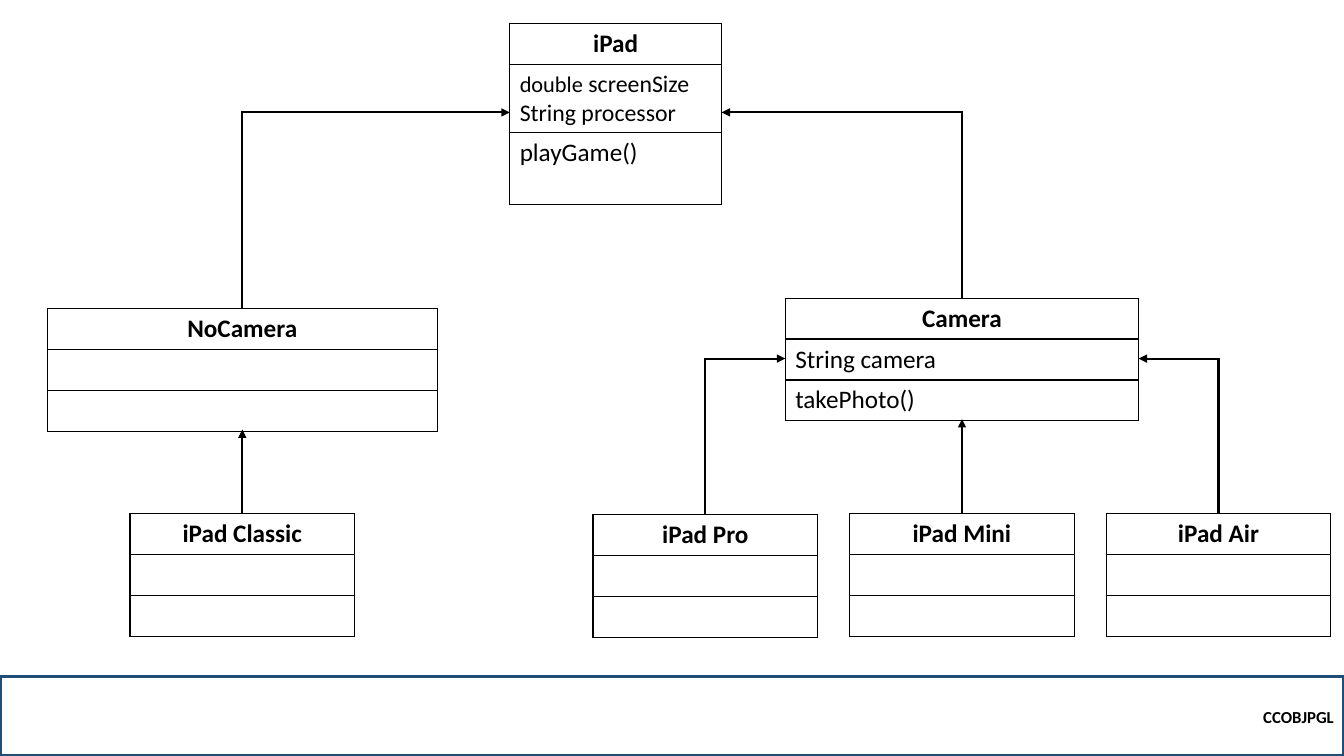
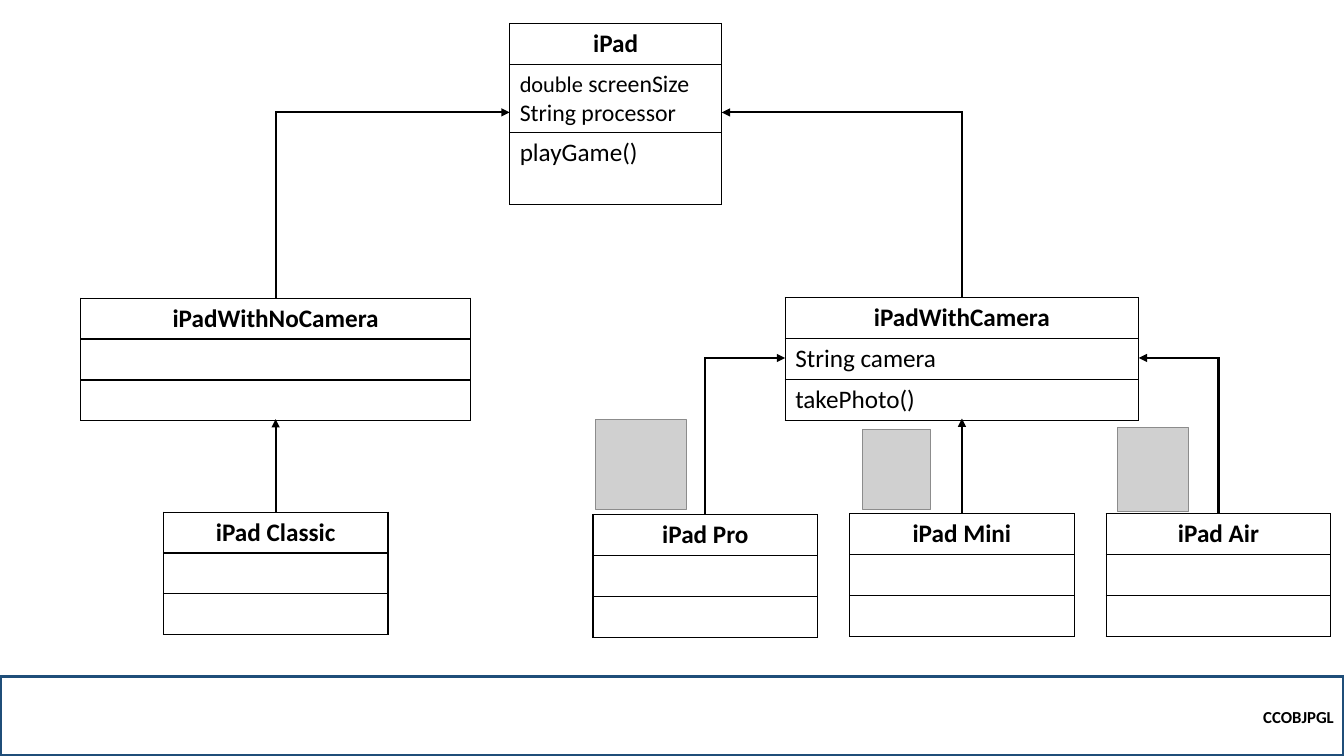
Before and after one commit to robitussin/CCOBJPGL, a slide deck: slide 7 of week_5/Subtyping and Subclassing.pptx. Drawn at 1344x756 pixels with LibreOffice and Linux fonts; fonts in the diff are those of the drawing; grey boxes stand for pictures; background and template pictures are left out. Boxes give left, top, right and bottom in pixels: in the first picture for what was removed or moved away, otherwise in the second. Text is boxed around its words. In the diff, an @@ line names an element or a change of style, - is before the commit and + after.

```diff
--- a/week_5/Subtyping and Subclassing.pptx
+++ b/week_5/Subtyping and Subclassing.pptx
@@ elbow arrow moved from (242, 309) - (510, 113) to (276, 298) - (510, 113) @@
@@ table at [81,298,471,419] @@
-row 1, column 1: NoCamera
+row 1, column 1: iPadWithNoCamera
@@ table: place and size @@
-table at [47,309,438,430]
+table at [81,298,471,419]
@@ table at [785,297,1139,418] @@
-row 1, column 1: Camera
+row 1, column 1: iPadWithCamera
@@ elbow arrow (1219, 514) - (1139, 358): route changed @@
@@ arrow moved from (242, 514) - (242, 430) to (275, 512) - (276, 419) @@
@@ picture added at [596,419,687,510] @@
@@ picture added at [863,430,931,510] @@
@@ picture added at [1117,427,1189,512] @@
@@ table: place and size @@
-table at [130,514,355,635]
+table at [163,512,388,633]
```
Also in this commit, not shown: 1 other slide changed, 11 other files.
